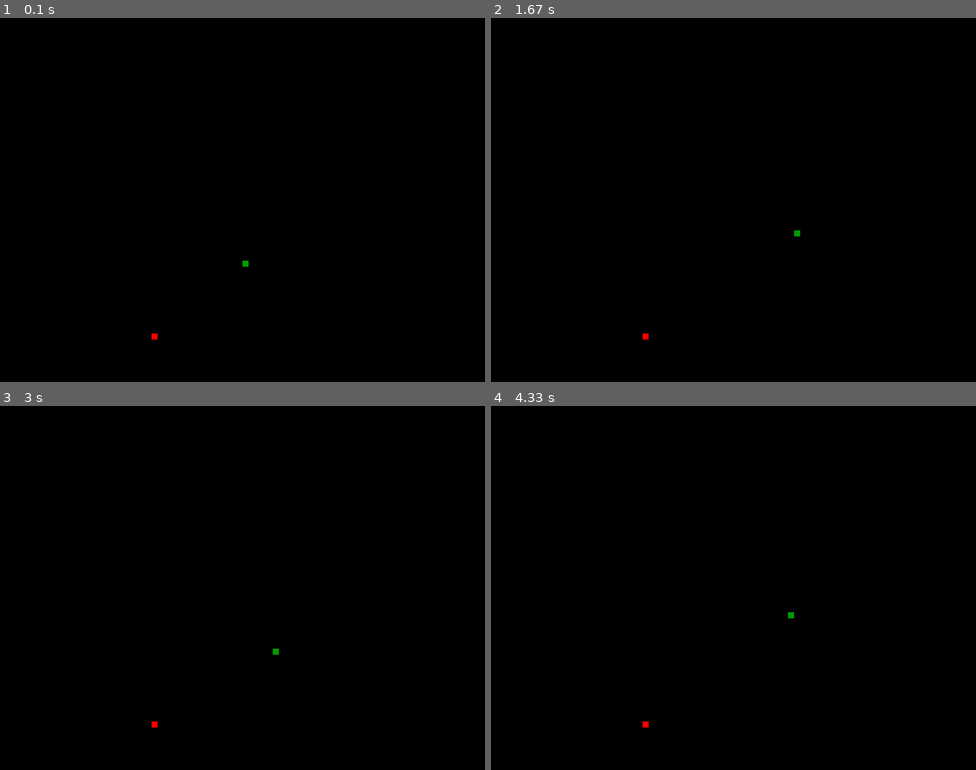
Above: before the commit, frames 1-4 (two rows, left to right).
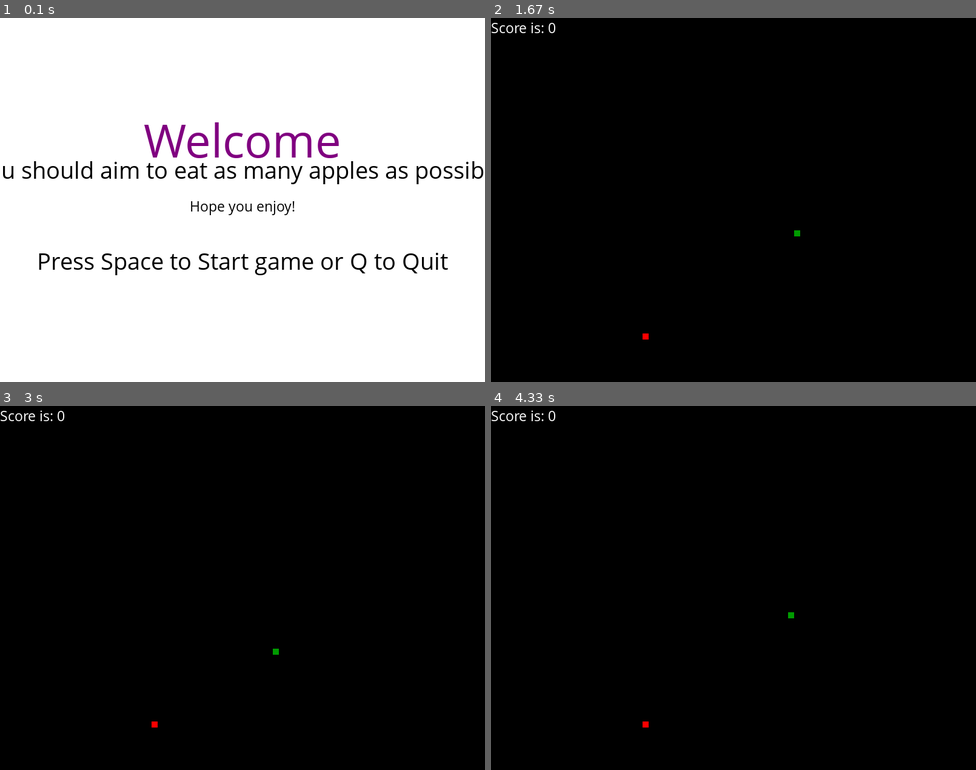
Above: after the commit, the same moments.

Repository: codingWithAndy/Bootcamps
Game: pygame game, started from Pygame/Section 4: Pygame and OpenGL Fundamentals/snake.py
Same seed, same stepped clock (60 frames per second), same inputs: the game is played once before the commit and once after it.
Inputs:
- Up to frame 1 (0.1 s): no input
- Up to frame 2 (1.67 s): tap Space at 0.33 s; hold Right 0.67-1.13 s; hold Up 1.17-1.47 s; hold Right from 1.5 s (still down)
- Up to frame 3 (3 s): release Right at 1.97 s; hold Left 2-2.53 s; hold Down 2.57-2.87 s; hold Left from 2.9 s (still down)
- Up to frame 4 (4.33 s): release Left at 3.3 s; hold Up 3.33-3.7 s; hold Right from 3.73 s (still down)

The runs differ from the first frame. In frame 1, 98% of the frame differs, in the area x 0-100%, y 0-100%; in frame 2, 0.1%; in frame 3, 0.1%; in frame 4, 0.1%.

Commit message:
Snake completed.

Diff:
--- a/Pygame/Section 4: Pygame and OpenGL Fundamentals/snake.py
+++ b/Pygame/Section 4: Pygame and OpenGL Fundamentals/snake.py
@@ -1,4 +1,5 @@
 import pygame
+import sys
 import time
 import random
 
@@ -9,6 +10,12 @@
 display_height = 600
 
 gameScreen = pygame.display.set_mode((display_width, display_height)); # Height and Width in a tuple
+
+# Font Mesurements
+font = pygame.font.SysFont(None, 25)
+small_font = pygame.font.SysFont("comicsansms", 25)
+medium_font = pygame.font.SysFont("comicsansms", 40)
+large_font = pygame.font.SysFont("comicsansms", 80)
 
 
 # Snake Position
@@ -27,23 +34,79 @@
 white = (255, 255, 255)
 black = (0, 0, 0)
 red = (255, 0, 0)
-green = (0,155,0)
+green = (0, 155, 0)
+purple = (128, 0, 128)
 
 pygame.display.set_caption("Old Snake"); #Set Title
 
+# Create Icon
+icon = pygame.image.load('/Users/Andy/Developer/Bootcamps/Pygame/Section 4: Pygame and OpenGL Fundamentals/snake_icon2.png')
+pygame.display.set_icon(icon)
+
+# Adding an image
+# img = pygame.image.load('fullpath/imagename.png')
+
+
+def game_intro():
+    intro = True
+
+    while intro == True:
+        gameScreen.fill(white)
+        message_to_screen("Welcome", purple, -100, size="large")
+        message_to_screen("You should aim to eat as many apples as possible!", black, -50, size="medium")
+        message_to_screen("Hope you enjoy!", black, 10, size="small")
+        message_to_screen("Press Space to Start game or Q to Quit", black, 100, size="medium")
+
+        pygame.display.update()
+        clock.tick(15)
+
+        for event in pygame.event.get():
+            if event.type == pygame.KEYDOWN:
+                if event.type == pygame.QUIT:
+                    intro = False
+                if event.key == pygame.K_q:
+
+                    intro = False
+
+
+                if event.key == pygame.K_SPACE:
+                    intro = False
+                    game_loop()
+    pygame.quit()
+
+
+def score(score):
+    text = small_font.render("Score is: " + str(score), True, white)
+    gameScreen.blit(text,[0,0])
+
+
+def text_objects(text, colour, size):
+    if size == "small":
+        textSurface = small_font.render(text, True, colour)
+    elif size == "medium":
+        textSurface = medium_font.render(text, True, colour)
+    elif size == "large":
+        textSurface = large_font.render(text, True, colour)
+
+    return textSurface, textSurface.get_rect()
+
+
 # Message to the screen
-def message_to_screen(msg,type):
-    font = pygame.font.SysFont(None,25)
-    screen_text = font.render(msg,True,type)
-    gameScreen.blit(screen_text,[display_width/2,display_height/2])
-
-def our_snake(size_of_block,snake_list):
-    for XY in snake_list:
+def message_to_screen(msg, colour, y_displace = 0, size = "small"):
+    textsurf, textRect = text_objects(msg,colour,size)
+
+    textRect.center = (display_width/2), (display_height/2) + y_displace
+    gameScreen.blit(textsurf, textRect)
+
+
+def our_snake(size_of_block, snake_list):
+    #gameScreen.blit(img,(snake_list[-1][0],snake_list[-1][1])) # Adds snake head image to the snake
+    for XY in snake_list:  # to assogn values to all minus the head is: snake_list[:-1]
         pygame.draw.rect(gameScreen,green,[XY[0],XY[1],size_of_block,size_of_block])
 
 
 
-
+# Main Game Loop
 def game_loop():
     gameClose = False
     game_over = False
@@ -63,7 +126,8 @@
     while not gameClose:
         while game_over == True:
             gameScreen.fill(white)
-            message_to_screen("Game Over! Press Space to play again or Q to quit!",red)
+            message_to_screen("Game Over!",red,-50,size="large")
+            message_to_screen("Press Space to play again or Q to quit!",black,50,size="medium")
             pygame.display.update()
             for event in pygame.event.get():
                 if event.type == pygame.KEYDOWN:
@@ -95,11 +159,6 @@
                     lead_y_change = steps
                     lead_x_change = 0
 
-
-
-
-
-
         if lead_x >= 800 or lead_x < 10 or lead_y >= 600 or lead_y < 0:
             game_over = True
 
@@ -127,6 +186,7 @@
 
 
         our_snake(size_of_block, snake_list)
+        score(snake_length-1)
         pygame.display.update()  # Update the screen
 
         if lead_x == rand_apple_x and lead_y == rand_apple_y:
@@ -134,6 +194,7 @@
             rand_apple_y = round(random.randrange(0, display_height - size_of_block)/10.0)*10.0
 
             snake_length += 1
+
         clock.tick(fps)  # frame per second
 
     pygame.quit()
@@ -143,5 +204,6 @@
     time.sleep(2)
     pygame.quit()
 '''
-game_loop()
-#quit()
+
+game_intro()
+#game_loop()
Binary file added: Pygame/Section 4: Pygame and OpenGL Fundamentals/snake_icon.png
Binary file added: Pygame/Section 4: Pygame and OpenGL Fundamentals/snake_icon2.png
Not shown, added: Pygame/Section 4: Pygame and OpenGL Fundamentals/snake_icon2.ai
